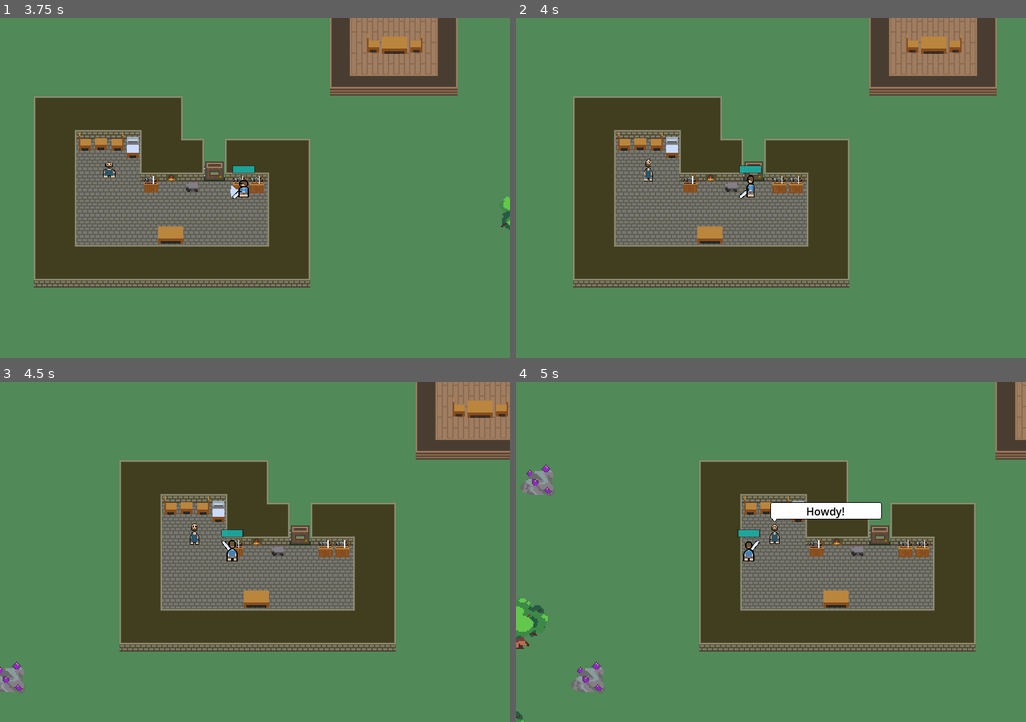
Above: before the commit, frames 1-4 (two rows, left to right).
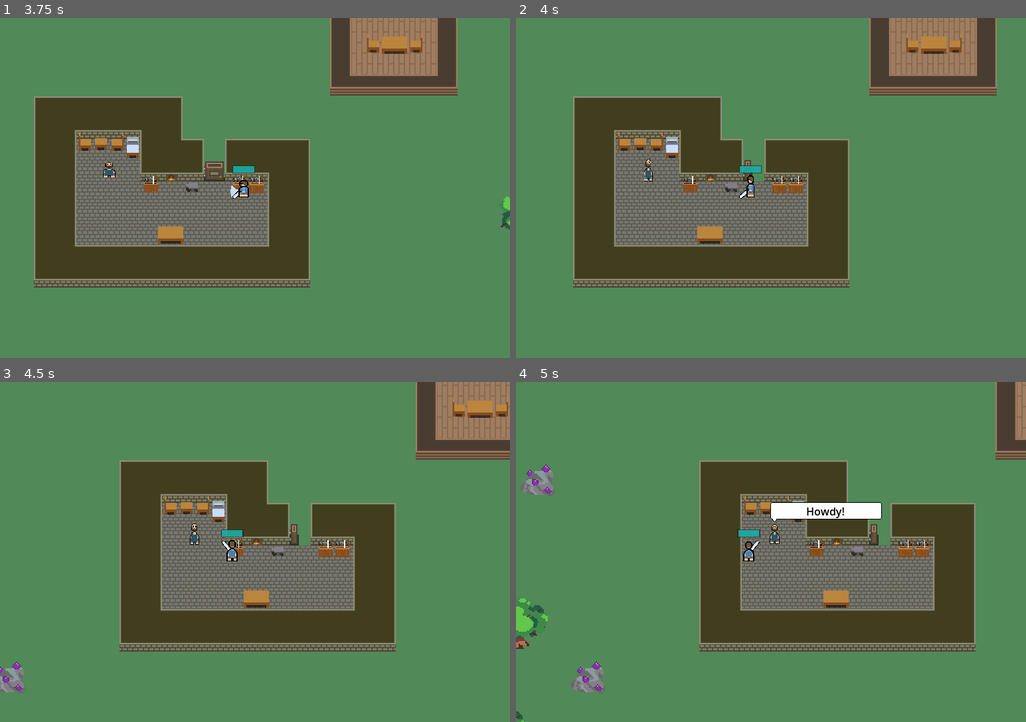
Above: after the commit, the same moments.

Repository: JJPSeno/bgjcalmbeforethestorm
Game: Godot game, scene res://World/world.tscn
The game is run twice, just before and just after one commit, with the same random seed, the same clock (stepped at 60 frames per second) and the same inputs. Sound files missing from this copy of the repository are replaced by a short silence.
Inputs:
- Up to frame 1 (3.75 s): hold D (right) 0.53-1.28 s; hold O (hit) 0.53-1.28 s; hold S (down) 1.28-2.03 s; tap O (hit) at 1.35, 2.3, 2.85 s; hold W (movement) 2.03-2.78 s; hold D (right) 2.03-3.53 s; hold A (left) from 3.53 s (still down); hold O (hit) from 3.53 s (still down)
- Up to frame 2 (4 s): keep holding A (left); keep holding O (hit)
- Up to frame 3 (4.5 s): keep holding A (left); release O (hit) at 4.28 s; tap W (movement) at 4.35 s
- Up to frame 4 (5 s): keep holding A (left); tap O (hit) at 4.55 s

Frame 1 is identical in both runs. In frame 2, 0.1% of the frame differs, in the area x 44-49%, y 41-49%; in frame 3, 0.2%, in the area x 56-61%, y 41-49%; in frame 4, 0.2%.

Commit message:
added zombie that can hurt player

Diff:
--- a/Components/interactable/interactable.gd
+++ b/Components/interactable/interactable.gd
@@ -7,9 +7,12 @@
 
 
 func _on_area_entered(area: Area2D) -> void:
-	if (parent != null) and area.is_in_group("weapon"):
-		if parent.has_method("interact"):
+	if (parent != null):
+		if area.is_in_group("weapon") and parent.has_method("interact"):
 			parent.interact()
+
+		if area.is_in_group("enemy") and parent.has_method("hurt"):
+			parent.hurt()
 
 		for sibling in parent.get_children():
 			# this could also hit self, but as long as we dont
--- a/Entities/Cotton/cotton.gd
+++ b/Entities/Cotton/cotton.gd
@@ -1,5 +1,5 @@
 extends Node2D
 
 
-func interact():
+func interact(area: Area2D):
 	print("You have interacted with cotton")
--- /dev/null
+++ b/Entities/Enemies/Zombie/zombie.gd
@@ -0,0 +1,12 @@
+extends CharacterBody2D
+
+
+@export var speed = 300.0
+
+
+func _physics_process(delta: float) -> void:
+	pass
+
+
+func interact():
+	print_debug("ya hit me")
--- /dev/null
+++ b/Entities/Enemies/Zombie/zombie.tscn
@@ -0,0 +1,79 @@
+[gd_scene load_steps=12 format=3 uid="uid://b53vr80xvjhbe"]
+
+[ext_resource type="Texture2D" uid="uid://ostdwu2qbykc" path="res://Assets/npcs/npcs.png" id="1_ceud8"]
+[ext_resource type="Script" path="res://Entities/Enemies/Zombie/zombie.gd" id="1_we78h"]
+[ext_resource type="PackedScene" uid="uid://ub47qa11wspb" path="res://Components/interactable/interactable.tscn" id="2_2gjsd"]
+
+[sub_resource type="CapsuleShape2D" id="CapsuleShape2D_5xkwd"]
+
+[sub_resource type="AtlasTexture" id="AtlasTexture_ttbql"]
+atlas = ExtResource("1_ceud8")
+region = Rect2(160, 0, 32, 32)
+
+[sub_resource type="AtlasTexture" id="AtlasTexture_45lfk"]
+atlas = ExtResource("1_ceud8")
+region = Rect2(160, 32, 32, 32)
+
+[sub_resource type="AtlasTexture" id="AtlasTexture_ak1hl"]
+atlas = ExtResource("1_ceud8")
+region = Rect2(160, 64, 32, 32)
+
+[sub_resource type="AtlasTexture" id="AtlasTexture_o6qfn"]
+atlas = ExtResource("1_ceud8")
+region = Rect2(160, 96, 32, 32)
+
+[sub_resource type="SpriteFrames" id="SpriteFrames_mlxdk"]
+animations = [{
+"frames": [{
+"duration": 1.0,
+"texture": SubResource("AtlasTexture_ttbql")
+}, {
+"duration": 1.0,
+"texture": SubResource("AtlasTexture_45lfk")
+}, {
+"duration": 1.0,
+"texture": SubResource("AtlasTexture_ak1hl")
+}, {
+"duration": 1.0,
+"texture": SubResource("AtlasTexture_o6qfn")
+}],
+"loop": true,
+"name": &"default",
+"speed": 5.0
+}]
+
+[sub_resource type="RectangleShape2D" id="RectangleShape2D_4ypvq"]
+size = Vector2(22, 36)
+
+[sub_resource type="CircleShape2D" id="CircleShape2D_ohcbq"]
+radius = 64.3
+
+[node name="Zombie" type="CharacterBody2D" groups=["enemy"]]
+collision_layer = 8
+collision_mask = 3
+script = ExtResource("1_we78h")
+
+[node name="CollisionShape2D" type="CollisionShape2D" parent="."]
+shape = SubResource("CapsuleShape2D_5xkwd")
+
+[node name="AnimatedSprite2D" type="AnimatedSprite2D" parent="."]
+sprite_frames = SubResource("SpriteFrames_mlxdk")
+speed_scale = 0.0
+
+[node name="Interactable" parent="." node_paths=PackedStringArray("parent") groups=["enemy"] instance=ExtResource("2_2gjsd")]
+collision_layer = 8
+collision_mask = 4
+parent = NodePath("..")
+
+[node name="CollisionShape2D" parent="Interactable" index="0"]
+shape = SubResource("RectangleShape2D_4ypvq")
+
+[node name="ZombieWeapon" type="Area2D" parent="." groups=["enemy"]]
+collision_layer = 128
+collision_mask = 34
+
+[node name="CollisionShape2D" type="CollisionShape2D" parent="ZombieWeapon"]
+shape = SubResource("CircleShape2D_ohcbq")
+debug_color = Color(0.843326, 0.34113, 0.446181, 0.42)
+
+[editable path="Interactable"]
--- a/Entities/Meteor/meteor.gd
+++ b/Entities/Meteor/meteor.gd
@@ -9,7 +9,7 @@
 func _on_quest_start():
 	is_harvestible = true
 
-func interact():
+func interact(area: Area2D):
 	audio.play(0.1)
 	if is_harvestible:
 		QuestSystem.has_meteor = true
--- a/Entities/NPCS/Tailor/tailor.gd
+++ b/Entities/NPCS/Tailor/tailor.gd
@@ -1,7 +1,7 @@
 extends Node2D
 
 
-func interact():
+func interact(area: Area2D):
 	print("You have interacted with the tailor")
 
 	# Temporary, change this to the actual system
--- a/Entities/NPCS/carpenter/carpenter.gd
+++ b/Entities/NPCS/carpenter/carpenter.gd
@@ -1,7 +1,7 @@
 extends Node2D
 
 
-func interact():
+func interact(area: Area2D):
 	print("You have interacted with the carpenter")
 
 	# Temporary, change this to the actual system
--- a/Entities/Player/player.gd
+++ b/Entities/Player/player.gd
@@ -96,6 +96,10 @@
 	weapon.monitoring = value
 
 
+func hurt():
+	prints("owwww")
+
+
 func _on_timer_timeout(timer: Timer) -> void:
 	can_swing = true
 	set_weapon_monitor(false)
--- a/Entities/Player/player.tscn
+++ b/Entities/Player/player.tscn
@@ -6,6 +6,7 @@
 [ext_resource type="Script" path="res://Components/health/health.gd" id="4_fwab0"]
 [ext_resource type="PackedScene" uid="uid://cs5t8xml0fug2" path="res://Components/health/healthbar.tscn" id="5_y0p13"]
 [ext_resource type="PackedScene" uid="uid://cdufi2gvvbf2c" path="res://Components/bobbleable/bobbleable.tscn" id="6_qe7xw"]
+[ext_resource type="PackedScene" uid="uid://ub47qa11wspb" path="res://Components/interactable/interactable.tscn" id="8_36uwb"]
 [ext_resource type="PackedScene" uid="uid://cro6pn861updj" path="res://Components/walksound/walksound.tscn" id="9_kimv4"]
 
 [sub_resource type="RectangleShape2D" id="RectangleShape2D_1dn3k"]
@@ -94,6 +95,9 @@
 "speed": 5.0
 }]
 
+[sub_resource type="RectangleShape2D" id="RectangleShape2D_hxsv8"]
+size = Vector2(28, 22)
+
 [node name="Player" type="CharacterBody2D"]
 y_sort_enabled = true
 collision_layer = 2
@@ -134,3 +138,13 @@
 
 [node name="Walksound" parent="." instance=ExtResource("9_kimv4")]
 volume_db = 3.07
+
+[node name="Interactable" parent="." node_paths=PackedStringArray("parent") groups=["player"] instance=ExtResource("8_36uwb")]
+collision_layer = 2
+collision_mask = 128
+parent = NodePath("..")
+
+[node name="CollisionShape2D" parent="Interactable" index="0"]
+shape = SubResource("RectangleShape2D_hxsv8")
+
+[editable path="Interactable"]
--- a/World/TestLevel/test_level.tscn
+++ b/World/TestLevel/test_level.tscn
@@ -1,8 +1,10 @@
-[gd_scene load_steps=4 format=3 uid="uid://c66o8lh8t5n5"]
+[gd_scene load_steps=6 format=3 uid="uid://c66o8lh8t5n5"]
 
 [ext_resource type="PackedScene" uid="uid://bhnoos5wf8m37" path="res://Entities/Player/player.tscn" id="1_g6413"]
 [ext_resource type="PackedScene" uid="uid://w03ka4ghj5jh" path="res://Entities/Cotton/Cotton.tscn" id="2_lbnyw"]
 [ext_resource type="PackedScene" uid="uid://vyrr7a6mt5kv" path="res://Entities/Meteor/Meteor.tscn" id="3_ivbk8"]
+[ext_resource type="PackedScene" uid="uid://b53vr80xvjhbe" path="res://Entities/Enemies/Zombie/zombie.tscn" id="4_hatjw"]
+[ext_resource type="PackedScene" uid="uid://bhhtlr14jwbcc" path="res://Entities/NPCS/Toolsmith/Toolsmith.tscn" id="5_tmeet"]
 
 [node name="TestLevel" type="Node2D"]
 
@@ -12,5 +14,12 @@
 [node name="Meteor" parent="." instance=ExtResource("3_ivbk8")]
 position = Vector2(244.743, 184.241)
 
+[node name="Zombie" parent="." instance=ExtResource("4_hatjw")]
+position = Vector2(313.334, 102.217)
+
 [node name="Player" parent="." groups=["player"] instance=ExtResource("1_g6413")]
 position = Vector2(128, 85)
+collision_mask = 185
+
+[node name="Toolsmith" parent="." instance=ExtResource("5_tmeet")]
+position = Vector2(164, 263)
--- a/World/world.tscn
+++ b/World/world.tscn
@@ -3,7 +3,7 @@
 [ext_resource type="PackedScene" uid="uid://bhnoos5wf8m37" path="res://Entities/Player/player.tscn" id="1_m64ys"]
 [ext_resource type="PackedScene" uid="uid://8w0ml10hpnxd" path="res://World/Buildings/Player_Room_Bldg.tscn" id="2_87cis"]
 [ext_resource type="PackedScene" uid="uid://bnu7gt00el3rr" path="res://World/Buildings/Carpenter_Bldg.tscn" id="4_bl0i6"]
-[ext_resource type="PackedScene" uid="uid://kfkmok2i6u6r" path="res://Entities/NPCS/carpenter/carpenter.tscn" id="5_5spr1"]
+[ext_resource type="PackedScene" uid="uid://kfkmok2i6u6r" path="res://Entities/NPCS/Carpenter/carpenter.tscn" id="5_5spr1"]
 [ext_resource type="PackedScene" uid="uid://be67annsivf7" path="res://World/Buildings/Tailors_Hut.tscn" id="5_kgqvn"]
 [ext_resource type="PackedScene" uid="uid://tkt6eauokv8m" path="res://Entities/NPCS/Tailor/tailor.tscn" id="6_dqhfu"]
 [ext_resource type="PackedScene" uid="uid://blhugsrkjmffk" path="res://World/Buildings/Toolsmithery.tscn" id="6_trm65"]
--- a/project.godot
+++ b/project.godot
@@ -94,6 +94,7 @@
 2d_physics/layer_5="harvestable"
 2d_physics/layer_6="npc"
 2d_physics/layer_7="meteor"
+2d_physics/layer_8="enemy_weapon"
 
 [rendering]
 
Not shown: 1 places in Entities/Player/player.tscn that only renumber resources
